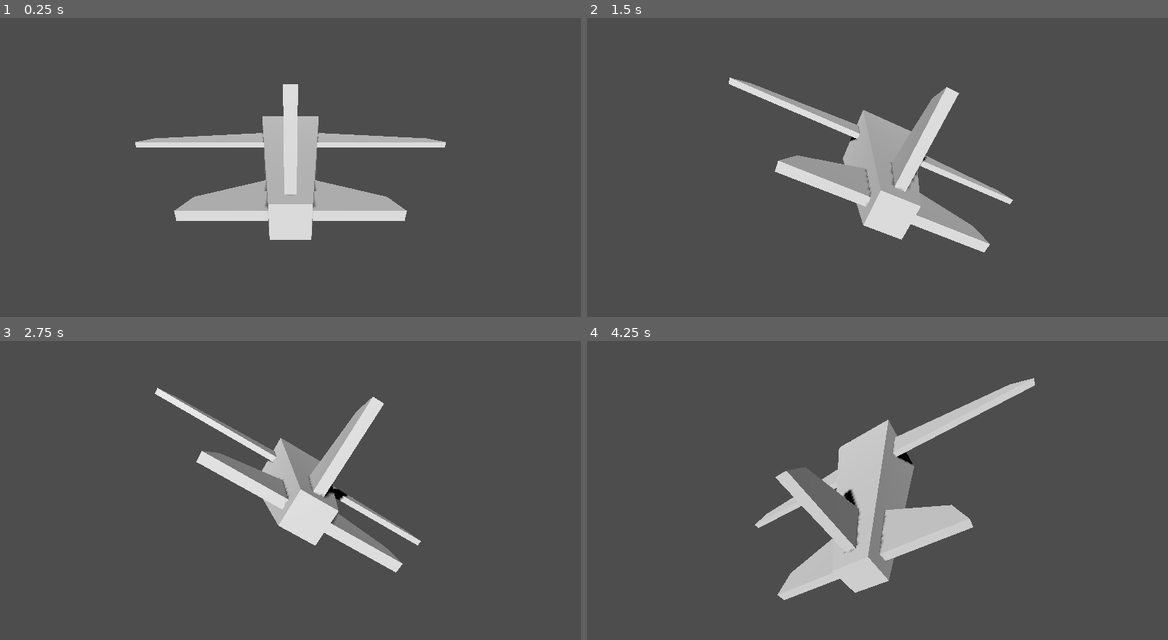
Above: before the commit, frames 1-4 (two rows, left to right).
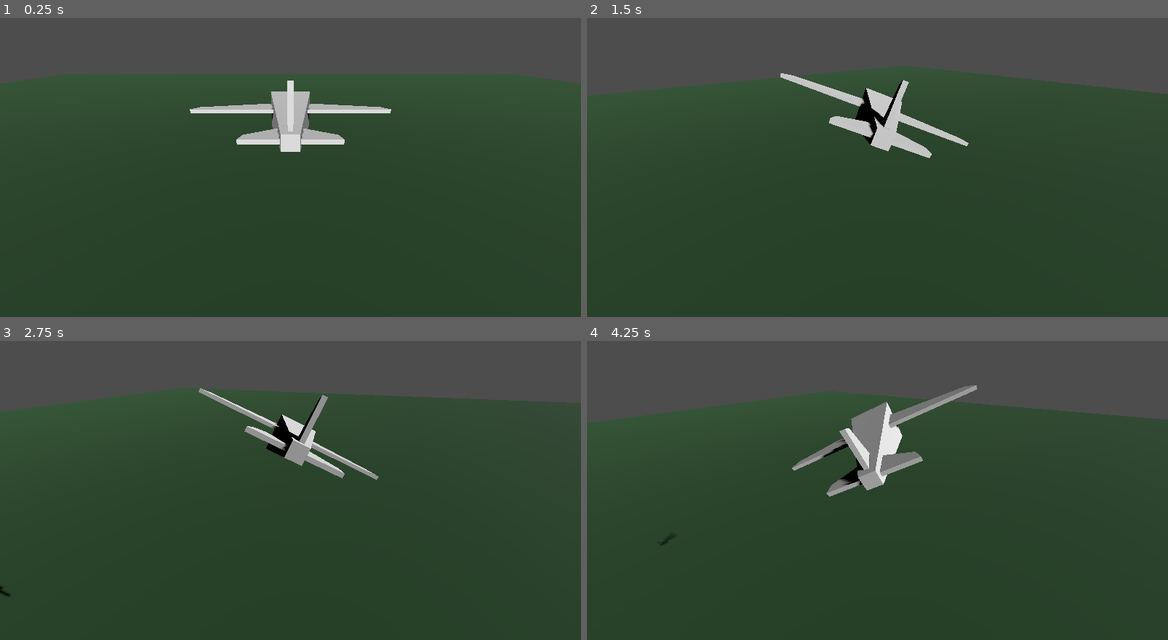
Above: after the commit, the same moments.

Repository: LoganTylerPatterson/GodotMadHouse
Game: Godot game, scene res://scenes/main.tscn
Same seed, same stepped clock (60 frames per second), same inputs: the game is played once before the commit and once after it.
Inputs:
- Up to frame 1 (0.25 s): no input
- Up to frame 2 (1.5 s): hold D (Right) 0.53-1.28 s; hold W (Down) from 1.28 s (still down)
- Up to frame 3 (2.75 s): release W (Down) at 2.03 s; hold D (Right) from 2.03 s (still down)
- Up to frame 4 (4.25 s): release D (Right) at 2.78 s; hold S (Up) 2.78-3.53 s; hold A (Left) from 3.53 s (still down)

The runs differ from the first frame. In frame 1, 76% of the frame differs, in the area x 0-100%, y 20-100%; in frame 2, 77%; in frame 3, 79%, in the area x 0-100%, y 15-100%; in frame 4, 77%.

Commit message:
plane working

Diff:
--- a/graph/scenes/main.tscn
+++ b/graph/scenes/main.tscn
@@ -1,9 +1,17 @@
-[gd_scene load_steps=3 format=3 uid="uid://v2c1xlhyxkjo"]
+[gd_scene load_steps=5 format=3 uid="uid://v2c1xlhyxkjo"]
 
 [ext_resource type="Script" path="res://scripts/plane.gd" id="1_civ12"]
 [ext_resource type="PackedScene" uid="uid://bqgqkt83kolkc" path="res://art/plane.glb" id="2_rtnop"]
 
+[sub_resource type="StandardMaterial3D" id="StandardMaterial3D_gj3gc"]
+albedo_color = Color(0.172549, 0.321569, 0.180392, 1)
+
+[sub_resource type="PlaneMesh" id="PlaneMesh_82mxf"]
+
 [node name="main" type="Node3D"]
+
+[node name="Camera3D" type="Camera3D" parent="."]
+transform = Transform3D(0.941306, 0.219666, -0.2563, -0.188952, 0.972074, 0.139173, 0.279714, -0.082576, 0.956526, 0, 11, 26)
 
 [node name="DirectionalLight3D" type="DirectionalLight3D" parent="."]
 transform = Transform3D(1, 0, 0, 0, 0.866025, 0.5, 0, -0.5, 0.866025, 0, 5, 0)
@@ -11,16 +19,18 @@
 
 [node name="player" type="Node3D" parent="." node_paths=PackedStringArray("player_graphic", "camera")]
 script = ExtResource("1_civ12")
-speed = 25.0
-turn_speed = 0.25
+speed = -25.0
+turn_speed = 1.0
 elevation_speed = 15.0
-roll_angle = 35.0
 player_graphic = NodePath("plane")
 camera = NodePath("../Camera3D")
-cam_offset = Vector3(0, 2.5, -5.5)
+cam_offset = Vector3(0, 5, -9.15)
 cam_look_offset = Vector3(0, 1.1, -1.8)
 
 [node name="plane" parent="player" instance=ExtResource("2_rtnop")]
+transform = Transform3D(1, 0, 0, 0, 1, 0, 0, 0, 1, 0, 1.60988, 0)
 
-[node name="Camera3D" type="Camera3D" parent="."]
-transform = Transform3D(0.941306, 0.219666, -0.2563, -0.188952, 0.972074, 0.139173, 0.279714, -0.082576, 0.956525, 0, 11, 26)
+[node name="MeshInstance3D" type="MeshInstance3D" parent="."]
+transform = Transform3D(500, 0, 0, 0, 500, 0, 0, 0, 500, 0, -60.4526, 0)
+material_override = SubResource("StandardMaterial3D_gj3gc")
+mesh = SubResource("PlaneMesh_82mxf")
--- a/graph/scripts/plane.gd
+++ b/graph/scripts/plane.gd
@@ -29,7 +29,7 @@
 	# Update smoothed inputs
 	handle_inputs(delta)
 	# Move
-	var velocity_local = Vector3(0, -curr_pitch_t * elevation_speed, speed)
+	var velocity_local = Vector3(0, curr_pitch_t * elevation_speed, speed)
 	translate_object_local(velocity_local * delta)
 	# Rotate
 	rotate(Vector3(0,-1,0), turn_speed * current_turn_t * delta)
@@ -55,7 +55,7 @@
 	var turn_dir = get_turn_input()
 	var pitch_dir = get_pitch_input()
 	# Smooth turn
-	var turn_smooth = smooth_towards(current_turn_t, turn_dir, 0.2, curr_smooth_turn_vel, dt)
+	var turn_smooth = smooth_towards(current_turn_t, -turn_dir, 0.2, curr_smooth_turn_vel, dt)
 	current_turn_t = turn_smooth.x
 	curr_smooth_turn_vel = turn_smooth.y
 	# Smooth roll
@@ -76,12 +76,12 @@
 	return t
 
 func get_pitch_input() -> float :
-	var t = 0
+	var p = 0
 	if Input.is_action_pressed("Down"):
-		t += -1
+		p += -1
 	if Input.is_action_pressed("Up"):
-		t += 1
-	return t
+		p += 1
+	return p
 
 
 
Binary file added: graph/art/plane.bin
Not shown, added: graph/plane.blend1
